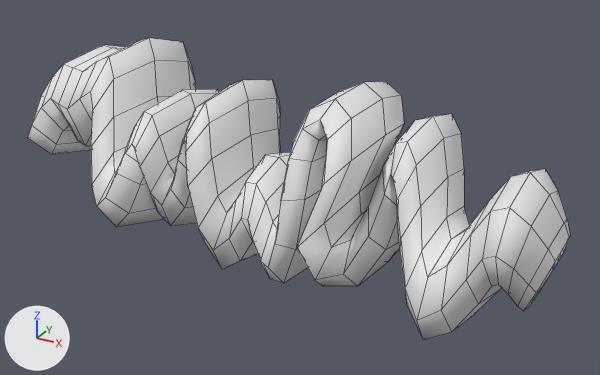
Before and after pictures for a commit that changed the Blender file Assets/Art/Environment/Glowshrooms/shroom5.blend.
Rendered twice from a 50 mm camera at (0.472, -0.777, 0.395) aimed at (0.022, 0.04, -0.013). Arrows for +X, +Y and +Z are at lower left; the lights stay in place. Mesh edges are drawn as thin lines.

Before the edit, the objects in view are built like this:
```python
me_plane = bpy.data.meshes.new('Plane')
me_plane.from_pydata(...)  # 490 vertices, 488 faces; spans x -0.347..0.35, y -0.105..0.184, z -0.116..0.133
me_plane.polygons.foreach_set('use_smooth', [True] * 488)
ob_shroom5 = bpy.data.objects.new('shroom5', me_plane)
ob_shroom5.location = (0.0, 0.0, 0.0)
```
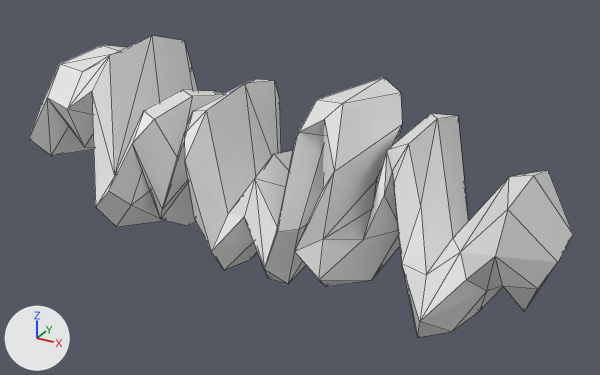
What differs and where, as boxes (x1, y1, x2, y2) in the pictures (600 x 375 px):
'shroom5', shading changed, modifiers changed: before (27, 38, 570, 340); after (29, 36, 573, 337)

Diff of the bpy script that builds the scene:
```diff
--- a/Assets/Art/Environment/Glowshrooms/shroom5.blend.py
+++ b/Assets/Art/Environment/Glowshrooms/shroom5.blend.py
@@ me_plane @@
 me_plane.from_pydata(...)  # 490 vertices, 488 faces; spans x -0.347..0.35, y -0.105..0.184, z -0.116..0.133
 # used by ob_shroom5; location = (0.0, 0.0, 0.0)
+# me_plane part 1: all faces are now shaded flat (488 of 488 changed)
@@ ob_shroom5 @@
 ob_shroom5.location = (0.0, 0.0, 0.0)
+_m = ob_shroom5.modifiers.new('Decimate', 'DECIMATE')
+_m.ratio = 0.388
```
